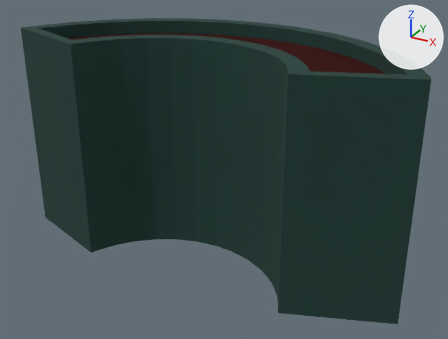
Two versions of the Blender file Models/PlantPot.blend, one commit apart.
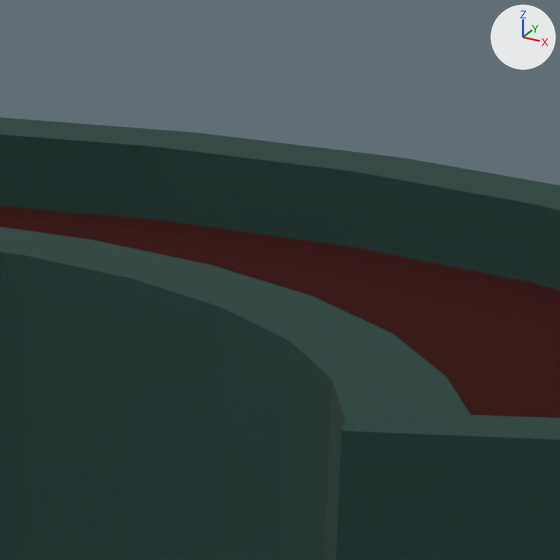
Each version appears first whole from a 50 mm lens placed at (1.305, -1.765, 1.559), pointed at (0.017, 0.576, 0.389), and next in a close-up on the part from 51% to 73% of the width and 0% to 28% of the height. Arrows for +X, +Y and +Z are at upper right; the lights stay in place.

Names of what the first close-up shows: 'PlantPot'.
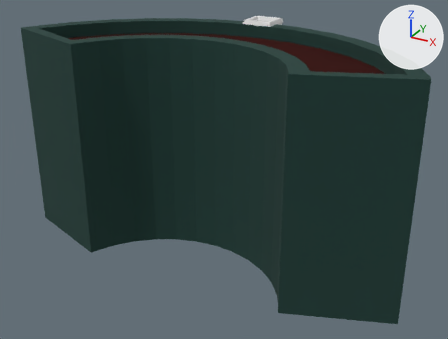
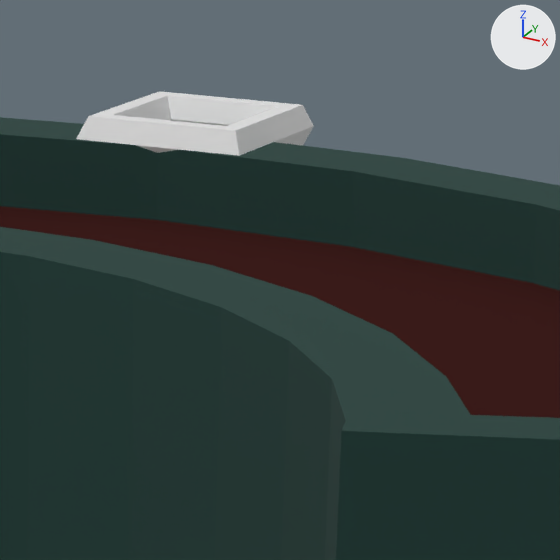
The edits, one by one:
Mesh me_torus is new.
It has 24 vertices, 24 faces and spans x -0.88..0.88, y -0.88..0.88, z -0.22..0.22.
Object 'DigHole_01' (ob_dighole_01) is new; it shows me_torus.
Its location is (0.0, 1.0, 1.0).
Its scale is (0.0842, 0.0842, 0.0842).

Boxes [x1, y1, x2, y2] around the edits, measured in the close-ups (560 x 560 px):
'DigHole_01', added: after [76, 91, 314, 156]
